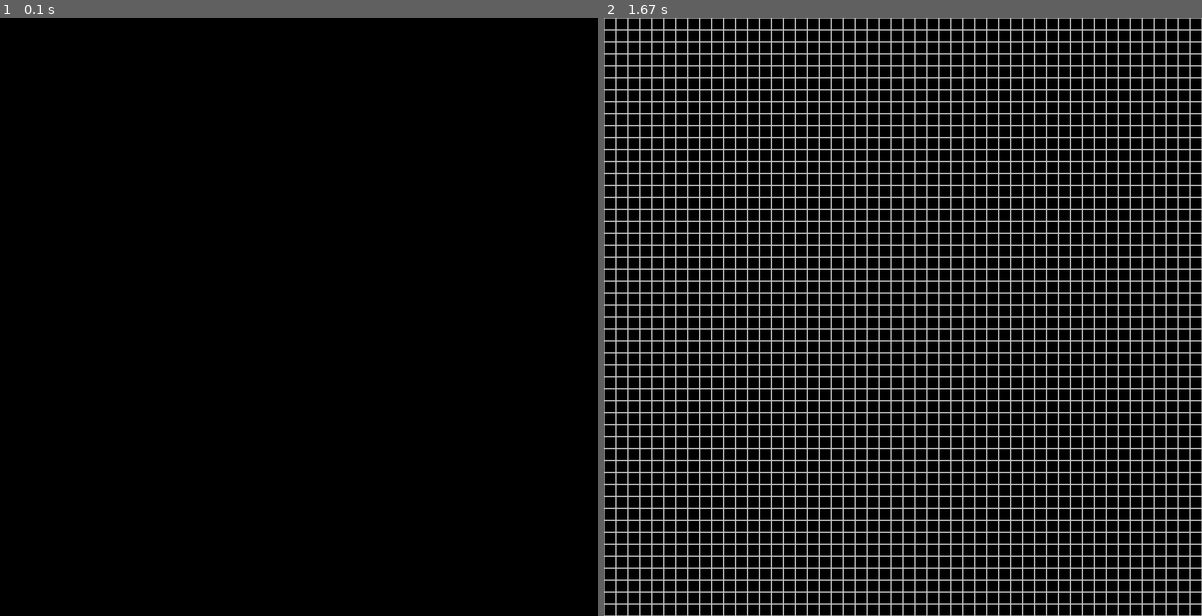
Above: before the commit, frames 1-2 (left to right).
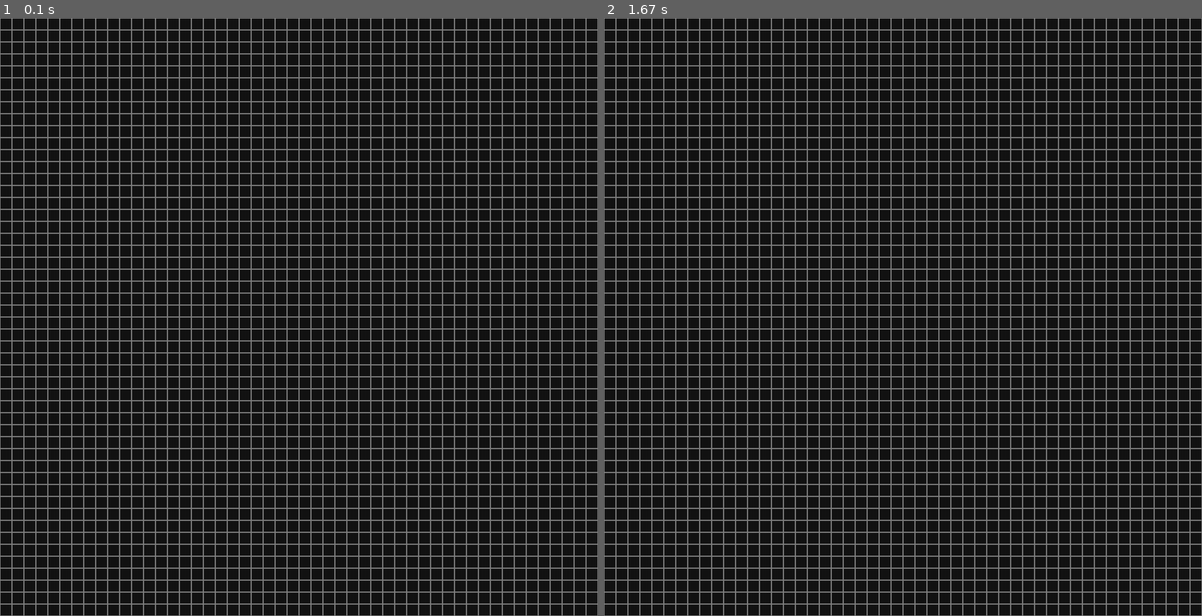
Above: after the commit, the same moments.

Repository: Dawood0/Game_Of_Life-Pygame
Game: pygame game, started from Game_of_life.py
Same seed, same stepped clock (60 frames per second), same inputs: the game is played once before the commit and once after it.
Inputs (mouse positions are in pixels of both pictures, inside the frame that each line leads up to):
- Up to frame 1 (0.1 s): no input
- Up to frame 2 (1.67 s): tap A at 0.33 s; tap R at 0.67 s; click (717, 227) at 1.22 s; tap Space at 1.57 s

The runs differ from the first frame. In frame 1, 21% of the frame differs, in the area x 0-100%, y 0-100%; in frame 2, 21%.

Commit message:
moves counter added

Diff:
--- a/Game_of_life.py
+++ b/Game_of_life.py
@@ -13,8 +13,8 @@
 import sys
 import time
 
-BLACK = (0, 0, 0)
-WHITE = (200, 200, 200)
+BLACK = (20, 20, 20)
+WHITE = (128, 128, 128)
 WINDOW_HEIGHT = 1000
 WINDOW_WIDTH = 1000
 
@@ -74,6 +74,7 @@
 
 black_neighbors = []
 
+num_of_moves=0
 def  run():
     for ii in white_rects:
         die = []
@@ -140,17 +141,22 @@
         if event.type == pygame.KEYUP:  # next step in the game (next state)
             if event.key == pygame.K_SPACE:
                 run()
+                num_of_moves+=1
+                print(num_of_moves)
 
             if event.key == pygame.K_r:         # resetting the game
 
                 black_rects=white_rects+birth
                 white_rects=[]
                 birth=[]
+                num_of_moves=0
 
             if event.key == pygame.K_a:
                 auto=not auto
     if auto:
         run()
+        num_of_moves += 1
+        print(num_of_moves)
 
 
     for x, y in white_rects:  # drawing the white rectangle in the pressed rectangle
@@ -177,5 +183,5 @@
         except:
             pass
 
-    time.sleep(0.3)
+    if auto:time.sleep(0.3)
     pygame.display.update()
